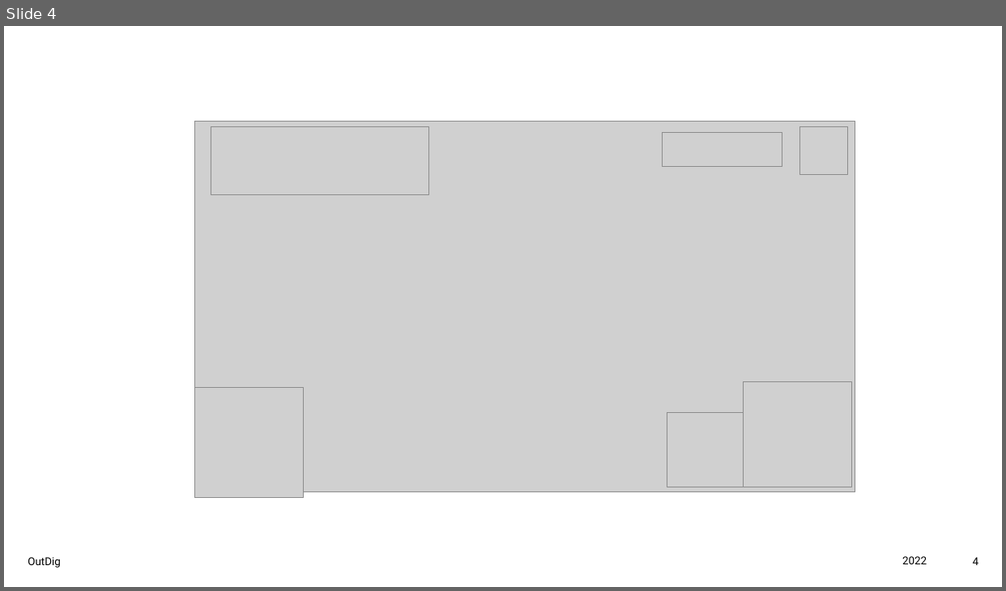
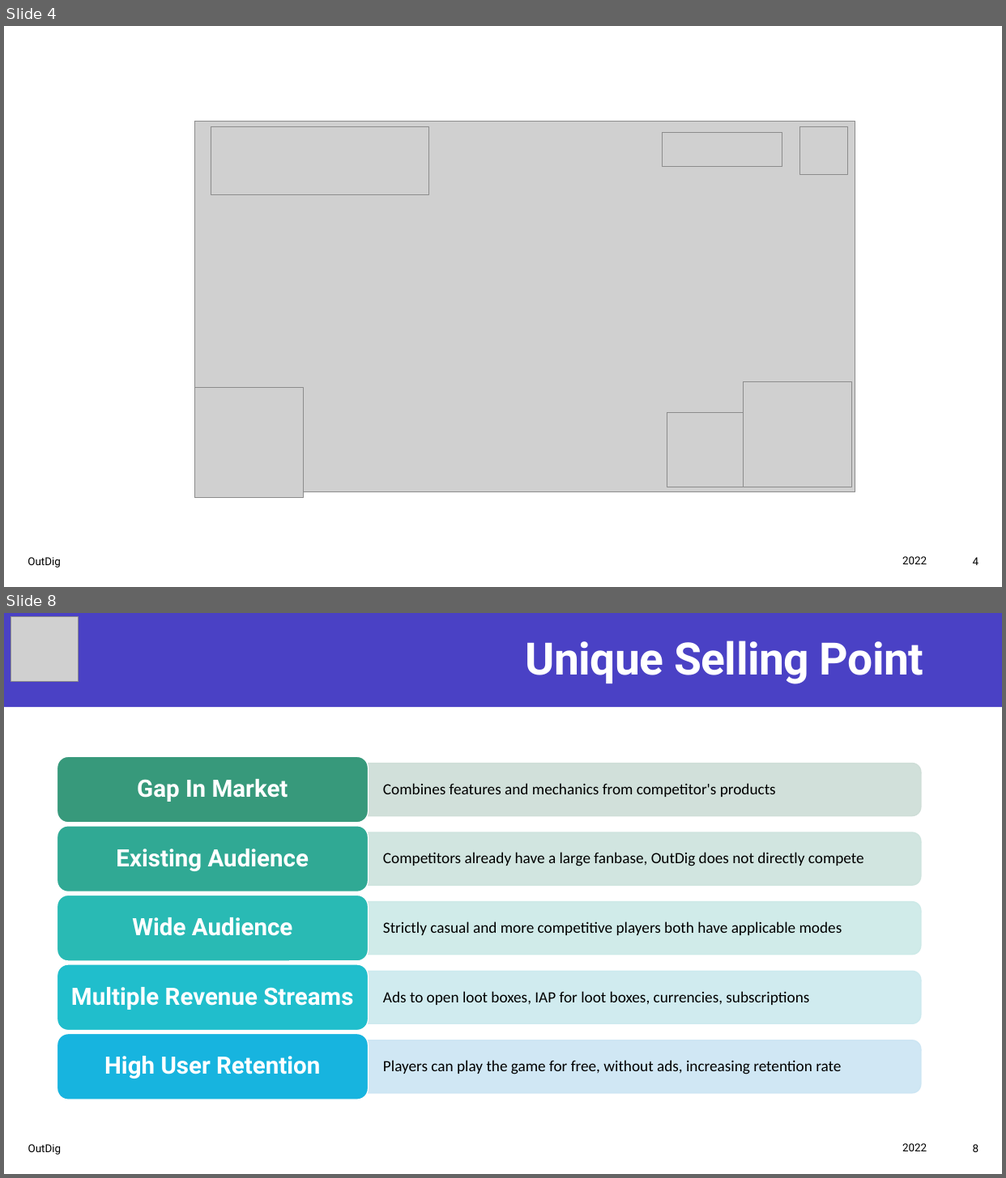
Before and after one commit to Joe34441/IndieDevPPT, a slide deck: CT6018 Joe Mason s4001719.pptx. Shown one above the other, each under a label of ours: slide 4 before the commit, slides 4 and 8 after it; the slides between them are not shown. The pictures are 1006x591 and 1006x1178 pixels, drawn with LibreOffice and Linux fonts; fonts in the diff are those of the drawing; grey boxes stand for pictures; background and template pictures are left out. Boxes give left, top, right and bottom in pixels: in the first picture for what was removed or moved away, otherwise in the second. Text is boxed around its words. In the diff, an @@ line names an element or a change of style, - is before the commit and + after.

```diff
--- a/CT6018 Joe Mason s4001719.pptx
+++ b/CT6018 Joe Mason s4001719.pptx
@@ slide 8 added at [4, 613, 1002, 1174], background #FFFFFF @@
@@ rectangle added at [4, 613, 1002, 1174], fill #FFFFFF @@
@@ rectangle added at [4, 613, 1002, 707], fill #4A41C5 @@
@@ picture added at [11, 617, 79, 682] @@
@@ title added at [525, 641, 923, 684], 43 pt, text #FFFFFF, bold @@
+Unique Selling Point
@@ group added at [57, 756, 921, 1100]: 10 texts, 5 round same rects, 5 rounded rectangles @@
+  Combines features and mechanics from competitor's products
+Gap In Market
+  Competitors already have a large fanbase, OutDig does not directly compete
+Existing Audience
+  Strictly casual and more competitive players both have applicable modes
+Wide Audience
+  Ads to open loot boxes, IAP for loot boxes, currencies, subscriptions
+Multiple Revenue Streams
+  Players can play the game for free, without ads, increasing retention rate
+High User Retention
@@ text added at [28, 1144, 62, 1155], 10.5 pt, text #000000 @@
+OutDig
@@ text added at [902, 1144, 927, 1152], 10.5 pt, text #000000 @@
+2022
@@ page number added at [973, 1144, 979, 1152], 10.5 pt, text #000000 @@
+8
```
Also in this commit, not shown: 15 slides changed, 2 other slides added, 1 slide removed, 1 other file.
